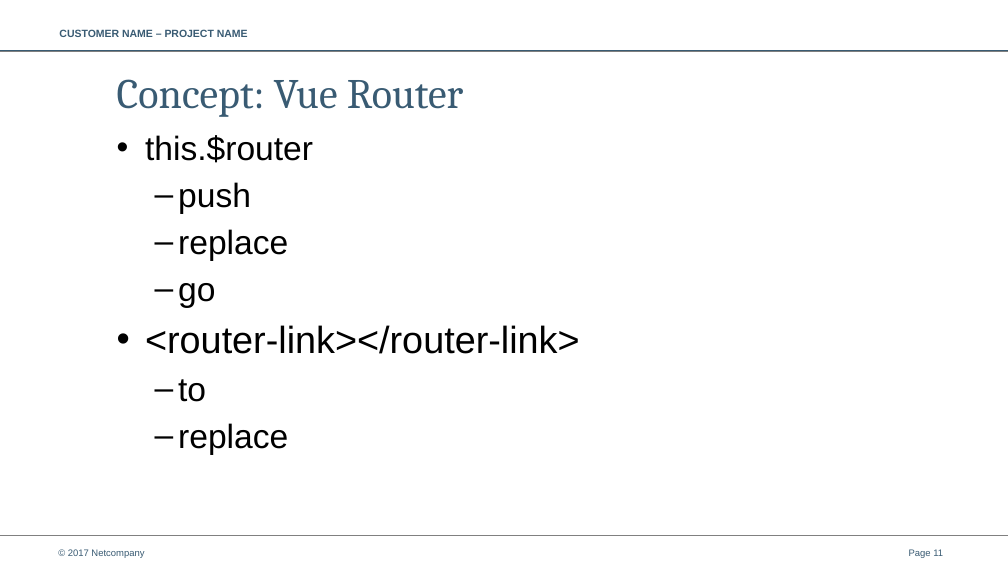
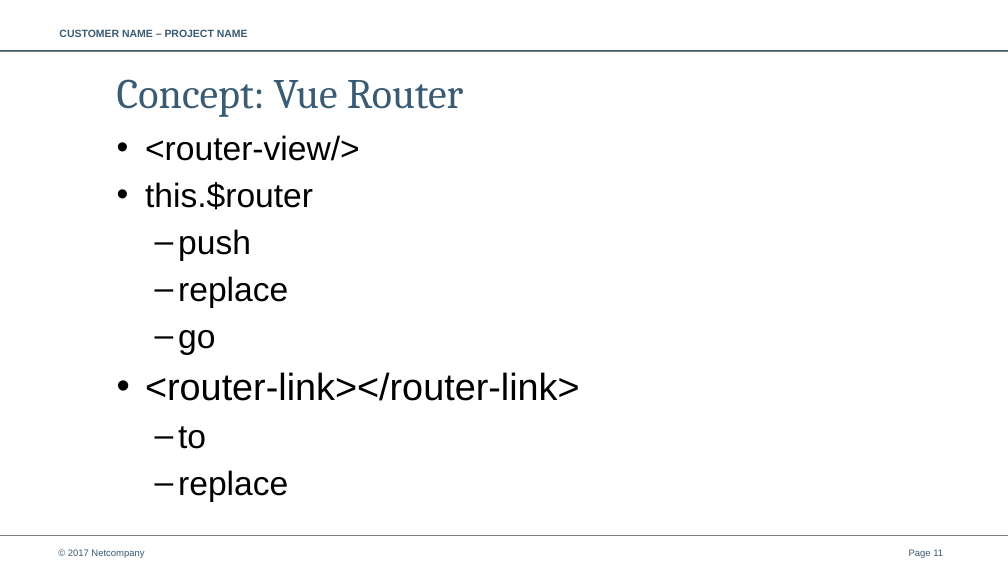
Before and after one commit to netcompanyno/tccs-frontend-assignments, a slide deck: slide 11 of course_material/TCCS-Frontend.pptx. Drawn at 1008x567 pixels with LibreOffice and Linux fonts; fonts in the diff are those of the drawing; background and template pictures are left out. Boxes give left, top, right and bottom in pixels: in the first picture for what was removed or moved away, otherwise in the second. Text is boxed around its words. In the diff, an @@ line names an element or a change of style, - is before the commit and + after.

Commit message:
Small update in pptx

```diff
--- a/course_material/TCCS-Frontend.pptx
+++ b/course_material/TCCS-Frontend.pptx
@@ text at [145,135,360,161]: paragraph added @@
+• <router-view/>
```
